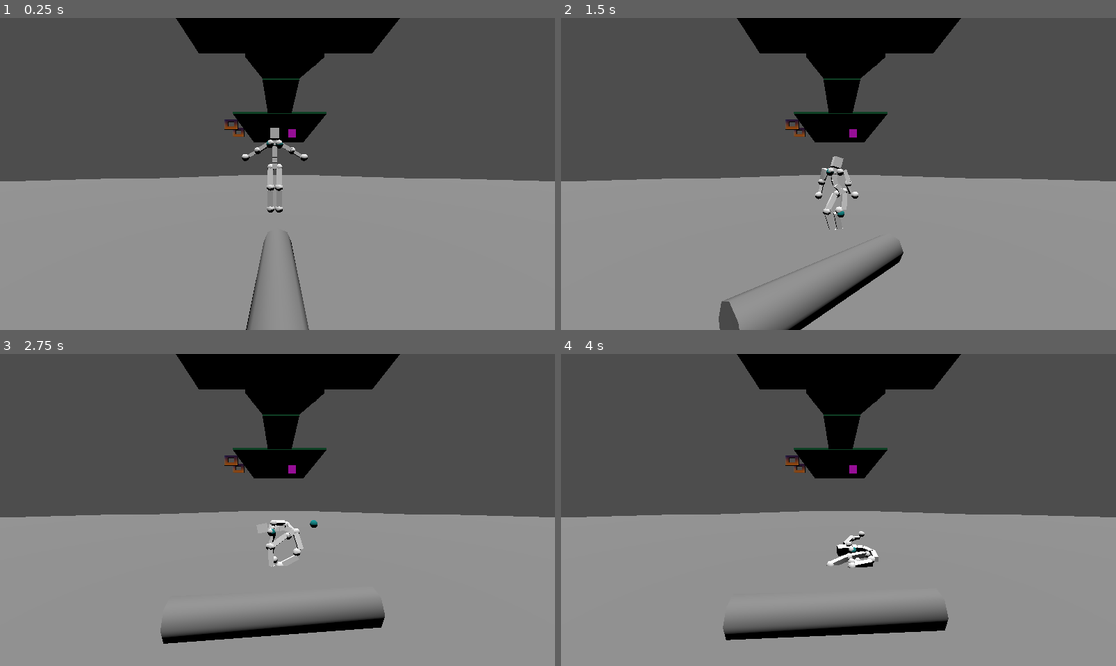
Above: before the commit, frames 1-4 (two rows, left to right).
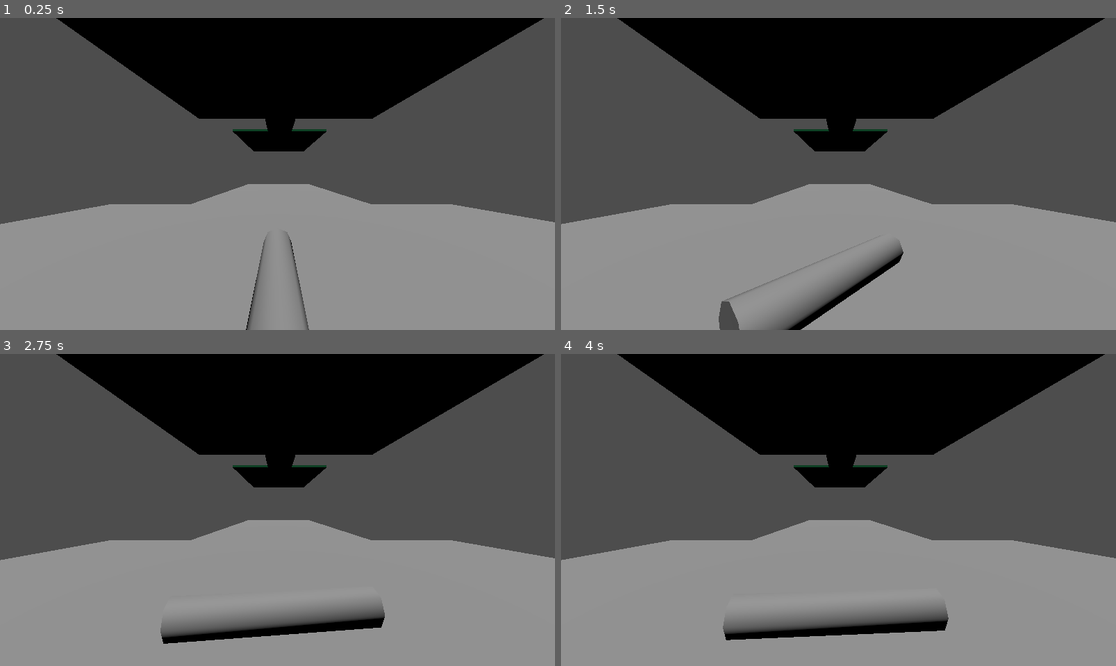
Above: after the commit, the same moments.

Repository: borbware/FGJ24
Game: Godot game, scene res://scenes/lauri.tscn
Two runs of this game, one before a commit and one after it. Both use one fixed random seed, a clock stepped at 60 frames per second and the inputs below. This scene is started directly instead of the project's main scene.
Inputs:
- Up to frame 1 (0.25 s): no input
- Up to frame 2 (1.5 s): hold D (left_stick_right) 0.53-1.28 s; hold S (left_stick_down) from 1.28 s (still down)
- Up to frame 3 (2.75 s): release S (left_stick_down) at 2.03 s; hold D (left_stick_right) from 2.03 s (still down)
- Up to frame 4 (4 s): release D (left_stick_right) at 2.78 s; hold W (left_stick_up) 2.78-3.53 s; hold S (left_stick_down) from 3.53 s (still down)

The runs differ from the first frame. In frame 1, 23% of the frame differs, in the area x 0-100%, y 0-67%; in frame 2, 23%; in frame 3, 23%; in frame 4, 23%, in the area x 0-100%, y 0-69%.

Commit message:
fix sauna

Diff:
--- a/scenes/lauri.tscn
+++ b/scenes/lauri.tscn
@@ -1,9 +1,8 @@
-[gd_scene load_steps=14 format=3 uid="uid://dtcrtpt21nlyl"]
-
-[ext_resource type="PackedScene" uid="uid://dmyema51vofun" path="res://scenes/level_template.tscn" id="1_iu1dw"]
+[gd_scene load_steps=12 format=3 uid="uid://dtcrtpt21nlyl"]
+
+[ext_resource type="PackedScene" uid="uid://bxt60620luavk" path="res://scenes/level_template.tscn" id="1_iu1dw"]
 [ext_resource type="PackedScene" uid="uid://pg80nquqvv8o" path="res://assets/ego_iks.glb" id="2_cl8gf"]
 [ext_resource type="PackedScene" uid="uid://c7a3tfjxxdwyn" path="res://assets/kalusteet/wall.glb" id="3_x45el"]
-[ext_resource type="PackedScene" uid="uid://dtj6fas4fsva1" path="res://assets/kalusteet/wallcorner.glb" id="4_hp0pp"]
 [ext_resource type="PackedScene" uid="uid://bq8ng1forhhs4" path="res://assets/kalusteet v2/anthill.glb" id="5_4rj1u"]
 [ext_resource type="PackedScene" uid="uid://15i71lvoyvf1" path="res://assets/kalusteet/kiuas.glb" id="6_bigsn"]
 
@@ -24,18 +23,158 @@
 [sub_resource type="BoxShape3D" id="BoxShape3D_fybvg"]
 size = Vector3(3.84428, 2.978, 0.482666)
 
-[sub_resource type="BoxShape3D" id="BoxShape3D_qowua"]
-size = Vector3(0.44812, 2.64209, 0.506348)
-
 [node name="Lauri" type="Node3D"]
 
 [node name="LevelTemplate" parent="." instance=ExtResource("1_iu1dw")]
 
-[node name="Camera3D" parent="LevelTemplate" index="0"]
-transform = Transform3D(1, 0, 0, 0, 0.996267, 0.0863211, 0, -0.0863211, 0.996267, -0.21089, 42.0166, -72.1846)
-
-[node name="Player" parent="LevelTemplate" index="1"]
+[node name="Player" parent="LevelTemplate" index="0"]
 transform = Transform3D(1, 0, 0, 0, 1, 0, 0, 0, 1, 0, 32.5658, 0)
+
+[node name="Physical Bone DEF-spine" parent="LevelTemplate/Human/ego/ego_rig/Skeleton3D" index="28"]
+transform = Transform3D(1, -1.17868e-05, -2.563e-06, -1.47924e-06, -0.249646, -0.968348, -3.50574e-07, 0.96842, -0.249643, 2.38419e-07, 1.08361, -0.0362005)
+joint_offset = Transform3D(1, 0, 0, 0, 1, 0, 0, 0, 1, -4.32757e-08, 3.68828e-06, 0.0761215)
+body_offset = Transform3D(1, -1.17868e-05, -2.563e-06, -1.51992e-06, 1.3411e-05, -1.00001, 2.9802e-08, 1.00008, -1.47521e-06, 2.38419e-07, 0.0761223, -3.57628e-06)
+
+[node name="Physical Bone DEF-spine_001" parent="LevelTemplate/Human/ego/ego_rig/Skeleton3D" index="29"]
+transform = Transform3D(1.00003, -0.00270149, -4.24683e-07, 2.13727e-05, -0.125909, -0.992487, 6.07141e-06, 0.998731, -0.122959, 1.93119e-05, 1.2251, -0.00871921)
+joint_offset = Transform3D(1, 0, 0, 0, -3.61998e-06, -0.999997, 0, 0.999997, -3.61998e-06, -1.94974e-05, -7.96087e-05, 0.0683268)
+joint_rotation = Vector3(1.5708, 0, 0)
+body_offset = Transform3D(1.00003, -0.00270149, -4.24683e-07, 2.1957e-05, -0.00215632, -1.00007, 3.39749e-06, 1.00663, 3.9041e-06, 1.93119e-05, 0.0683317, 7.98702e-05)
+
+[node name="Physical Bone DEF-spine_002" parent="LevelTemplate/Human/ego/ego_rig/Skeleton3D" index="30"]
+transform = Transform3D(1.00014, -2.72691e-06, 1.86637e-06, -1.79823e-05, 0.0318232, -0.999824, -5.64743e-06, 0.999823, 0.0318213, -1.09673e-05, 1.37925, -0.00401092)
+joint_offset = Transform3D(1, 0, 0, 0, -3.61999e-06, -1, 0, 1, -3.61999e-06, 1.08069e-05, 0.000861997, 0.0863912)
+joint_rotation = Vector3(1.5708, 0, 0)
+body_offset = Transform3D(1.00014, -2.72691e-06, 1.86637e-06, -1.77935e-05, -2.23517e-08, -1.00033, -6.21663e-06, 1.00033, -1.85147e-06, -1.09673e-05, 0.0864197, -0.000862122)
+
+[node name="Physical Bone DEF-spine_003" parent="LevelTemplate/Human/ego/ego_rig/Skeleton3D" index="31"]
+transform = Transform3D(1.00004, 3.51667e-06, -0.000295168, -2.50918e-06, 0.028563, -0.999488, -7.92859e-07, 0.999622, 0.0285646, -2.38419e-07, 1.56191, -0.00928831)
+joint_offset = Transform3D(1, 0, 0, 0, -3.61999e-06, -1, 0, 1, -3.61999e-06, 2.86544e-05, 0.000638195, 0.0962822)
+joint_rotation = Vector3(1.5708, 0, 0)
+body_offset = Transform3D(1.00004, 3.51667e-06, -0.000295168, -2.48551e-06, 2.2836e-06, -0.999897, -8.64198e-07, 1.00003, 7.76723e-06, -2.38419e-07, 0.0962722, -0.000638962)
+
+[node name="Physical Bone DEF-spine_004" parent="LevelTemplate/Human/ego/ego_rig/Skeleton3D" index="32"]
+transform = Transform3D(1.00001, 6.34789e-06, 0.000106206, -7.70366e-07, -0.368796, -0.929229, -6.90388e-07, 0.929542, -0.368695, 4.29153e-06, 1.68895, 0.000801563)
+joint_offset = Transform3D(1, 0, 0, 0, -3.61999e-06, -0.999999, 0, 0.999999, -3.61999e-06, -7.80593e-06, -1.144e-06, 0.0330912)
+joint_rotation = Vector3(1.5708, 0, 0)
+body_offset = Transform3D(1.00001, 6.34789e-06, 0.000106206, -9.70671e-07, -1.49012e-06, -0.999702, -3.57628e-07, 1.00003, -2.3067e-05, 4.29153e-06, 0.0330813, 1.90735e-06)
+
+[node name="Physical Bone DEF-spine_005" parent="LevelTemplate/Human/ego/ego_rig/Skeleton3D" index="33"]
+transform = Transform3D(1.00003, 1.10865e-05, 2.69711e-06, 1.04496e-06, -0.186675, -0.982476, -4.50347e-06, 0.982615, -0.186604, -4.3273e-05, 1.75047, 0.0188117)
+joint_offset = Transform3D(1, 0, 0, 0, -3.61999e-06, -1, 0, 1, -3.61999e-06, 4.31868e-05, 3.28029e-05, 0.0313169)
+joint_rotation = Vector3(1.5708, 0, 0)
+body_offset = Transform3D(1.00003, 1.10865e-05, 2.69711e-06, 1.86265e-07, -4.09335e-05, -1.00004, -4.61936e-06, 1.00019, 2.96533e-06, -4.3273e-05, 0.0313182, -3.29018e-05)
+
+[node name="Physical Bone DEF-shoulder_L" parent="LevelTemplate/Human/ego/ego_rig/Skeleton3D" index="34"]
+transform = Transform3D(0.47416, -0.0862772, -0.881102, 0.3567, 0.928528, 0.10194, 0.80518, -0.360968, 0.476568, 0.106896, 1.60603, 0.0204124)
+joint_offset = Transform3D(1, 0, 0, 0, -3.61998e-06, -0.999996, 0, 0.999996, -3.61998e-06, -0.00393263, -0.0104082, 0.0994545)
+joint_rotation = Vector3(1.5708, 0, 0)
+body_offset = Transform3D(0.934395, -0.354934, -0.0360602, 0.000167787, 0.108154, -1.00114, 0.356769, 0.928564, 0.101366, 0.00356674, 0.100694, 0.000986457)
+
+[node name="Physical Bone DEF-upper_arm_L" parent="LevelTemplate/Human/ego/ego_rig/Skeleton3D" index="35"]
+transform = Transform3D(-0.509568, 0.0781226, -0.856551, -0.830485, -0.292403, 0.469711, -0.214038, 0.953371, 0.214224, 0.257013, 1.55061, -0.0422528)
+joint_offset = Transform3D(1, 0, 0, 0, -3.61999e-06, -1, 0, 1, -3.61999e-06, -0.000152085, 6.83252e-05, 0.072145)
+joint_rotation = Vector3(1.5708, 0, 0)
+body_offset = Transform3D(0.997585, -2.89679e-05, -1.03861e-05, -0.000541162, 2.1562e-05, -1.0001, -0.00100106, 1.00026, -4.26173e-06, 0.000152469, 0.0721521, -6.81877e-05)
+
+[node name="Physical Bone DEF-upper_arm_L_001" parent="LevelTemplate/Human/ego/ego_rig/Skeleton3D" index="36"]
+transform = Transform3D(-0.510111, 0.0781091, -0.856185, -0.83319, -0.292386, 0.469486, -0.21363, 0.953199, 0.214136, 0.380603, 1.483, -0.0729332)
+joint_offset = Transform3D(1, 0, 0, 0, -3.61999e-06, -1, 0, 1, -3.61999e-06, 3.15099e-05, -0.000103449, 0.0720969)
+joint_rotation = Vector3(1.5708, 0, 0)
+body_offset = Transform3D(1.00003, 5.06639e-07, 9.37283e-06, 0.000177838, 3.90112e-05, -0.999662, 0.000136524, 1.00009, 6.34789e-06, -3.21865e-05, 0.0720725, 0.000102997)
+
+[node name="Physical Bone DEF-forearm_L" parent="LevelTemplate/Human/ego/ego_rig/Skeleton3D" index="37"]
+transform = Transform3D(-0.51037, -0.240858, -0.82582, -0.833133, -0.100191, 0.544153, -0.213756, 0.965521, -0.149529, 0.497221, 1.41242, -0.079273)
+joint_offset = Transform3D(1, 0, 0, 0, -3.61999e-06, -1, 0, 1, -3.61999e-06, -0.00061556, 0.000618598, 0.0665838)
+joint_rotation = Vector3(1.5708, 0, 0)
+body_offset = Transform3D(1.00014, 1.69426e-05, 3.63886e-05, -4.86746e-05, 2.28882e-05, -1.00022, -3.65078e-06, 1.00014, 3.59416e-05, 0.000613213, 0.0665984, -0.00062108)
+
+[node name="Physical Bone DEF-forearm_L_001" parent="LevelTemplate/Human/ego/ego_rig/Skeleton3D" index="38"]
+transform = Transform3D(-0.510163, -0.241081, -0.824806, -0.833028, -0.0995773, 0.543508, -0.213699, 0.964287, -0.149385, 0.605216, 1.34183, -0.0591004)
+joint_offset = Transform3D(1, 0, 0, 0, -3.61999e-06, -1, 0, 1, -3.61999e-06, -3.67295e-06, 8.64774e-05, 0.0658295)
+joint_rotation = Vector3(1.5708, 0, 0)
+body_offset = Transform3D(0.999934, -0.000117496, 2.51606e-05, 7.43903e-05, -0.000679106, -0.99901, -8.00192e-06, 0.998942, -4.81308e-06, 2.02656e-06, 0.0657644, -8.60691e-05)
+
+[node name="Physical Bone DEF-shoulder_R" parent="LevelTemplate/Human/ego/ego_rig/Skeleton3D" index="39"]
+transform = Transform3D(0.473947, 0.0863719, 0.880329, -0.357069, 0.928605, 0.101857, -0.805083, -0.360932, 0.475798, -0.10701, 1.61211, 0.0205102)
+joint_offset = Transform3D(1, 0, 0, 0, -3.61999e-06, -1, 0, 1, -3.61999e-06, 0.006207, -0.016022, 0.0989998)
+joint_rotation = Vector3(1.5708, 0, 0)
+body_offset = Transform3D(0.934203, 0.354951, 0.0363314, -3.26931e-05, 0.108054, -1.00008, -0.357138, 0.928641, 0.101284, -0.00370836, 0.100739, 0.0070684)
+
+[node name="Physical Bone DEF-upper_arm_R" parent="LevelTemplate/Human/ego/ego_rig/Skeleton3D" index="40"]
+transform = Transform3D(-0.508465, -0.0780645, 0.856502, 0.83099, -0.292359, 0.469677, 0.211742, 0.953159, 0.214214, -0.257055, 1.55073, -0.0421584)
+joint_offset = Transform3D(1, 0, 0, 0, -3.61999e-06, -1, 0, 1, -3.61999e-06, 7.57593e-06, 1.0984e-05, 0.0721069)
+joint_rotation = Vector3(1.5708, 0, 0)
+body_offset = Transform3D(0.996952, -1.02073e-05, 4.36977e-06, -0.000149038, -2.84612e-06, -1.00004, -0.00142106, 1.00004, -8.9407e-08, -7.86781e-06, 0.0721098, -1.09673e-05)
+
+[node name="Physical Bone DEF-upper_arm_R_001" parent="LevelTemplate/Human/ego/ego_rig/Skeleton3D" index="41"]
+transform = Transform3D(-0.510259, -0.0780928, 0.856541, 0.833085, -0.292369, 0.469681, 0.213739, 0.953154, 0.214235, -0.380642, 1.48299, -0.0730476)
+joint_offset = Transform3D(1, 0, 0, 0, -3.61999e-06, -1, 0, 1, -3.61999e-06, -1.85114e-05, -1.13907e-06, 0.0721299)
+joint_rotation = Vector3(1.5708, 0, 0)
+body_offset = Transform3D(1.00004, -4.75347e-06, -7.78213e-06, -2.4382e-05, 2.70456e-05, -1.00008, 1.06543e-05, 1.00004, 1.57952e-05, 1.90735e-05, 0.0721357, 0)
+
+[node name="Physical Bone DEF-forearm_R" parent="LevelTemplate/Human/ego/ego_rig/Skeleton3D" index="42"]
+transform = Transform3D(-0.510276, 0.240856, 0.825726, 0.83311, -0.100151, 0.544144, 0.213743, 0.965494, -0.149554, -0.496628, 1.41332, -0.0786648)
+joint_offset = Transform3D(1, 0, 0, 0, -3.61999e-06, -1, 0, 1, -3.61999e-06, 3.29374e-05, -1.77205e-05, 0.065699)
+joint_rotation = Vector3(1.5708, 0, 0)
+body_offset = Transform3D(1.00007, 1.23233e-05, -5.73695e-07, -1.92821e-05, -8.19564e-07, -1.00014, 1.57654e-05, 1.00011, -9.68575e-06, -3.29018e-05, 0.0657082, 1.83582e-05)
+
+[node name="Physical Bone DEF-forearm_R_001" parent="LevelTemplate/Human/ego/ego_rig/Skeleton3D" index="43"]
+transform = Transform3D(-0.510238, 0.240848, 0.825653, 0.833078, -0.100164, 0.544093, 0.213724, 0.965484, -0.149532, -0.605145, 1.34182, -0.0590315)
+joint_offset = Transform3D(1, 0, 0, 0, -3.61999e-06, -1, 0, 1, -3.61999e-06, 3.03882e-05, 1.71548e-06, 0.0657177)
+joint_rotation = Vector3(1.5708, 0, 0)
+body_offset = Transform3D(1.00002, 3.69549e-06, -1.66893e-06, -3.54089e-05, 1.17272e-05, -1.00005, 9.26852e-06, 1.0001, -7.15256e-07, -3.02792e-05, 0.065721, -1.66893e-06)
+
+[node name="Physical Bone DEF-thigh_L" parent="LevelTemplate/Human/ego/ego_rig/Skeleton3D" index="44"]
+transform = Transform3D(1, -3.8743e-07, 3.85344e-05, -7.56865e-07, -0.0764413, 0.997083, 1.04441e-06, -0.997102, -0.0764576, 0.098031, 0.938337, -0.00215173)
+joint_offset = Transform3D(1, 0, 0, 0, -3.61999e-06, -1, 0, 1, -3.61999e-06, -3.61601e-05, -1.25062e-06, 0.134054)
+joint_rotation = Vector3(1.5708, 0, 0)
+body_offset = Transform3D(1, -3.8743e-07, 3.85344e-05, 8.34486e-07, -1.27405e-06, -1.00001, -9.83506e-07, 1.00003, 1.64434e-05, 3.09944e-05, 0.134055, -9.53674e-07)
+
+[node name="Physical Bone DEF-thigh_L_001" parent="LevelTemplate/Human/ego/ego_rig/Skeleton3D" index="45"]
+transform = Transform3D(1, 5.06639e-07, 3.03984e-05, 1.25914e-06, -0.0764395, 0.997103, 1.21863e-06, -0.997082, -0.0764598, 0.0980558, 0.670892, 0.018353)
+joint_offset = Transform3D(1, 0, 0, 0, -3.61999e-06, -1, 0, 1, -3.61999e-06, -5.98663e-05, 9.01739e-08, 0.134097)
+joint_rotation = Vector3(1.5708, 0, 0)
+body_offset = Transform3D(1, 5.06639e-07, 3.03984e-05, -1.1623e-06, -1.49012e-06, -1.00003, -1.31132e-06, 1.00001, 1.71065e-05, 5.57899e-05, 0.134101, -2.38419e-06)
+
+[node name="Physical Bone DEF-shin_L" parent="LevelTemplate/Human/ego/ego_rig/Skeleton3D" index="46"]
+transform = Transform3D(1.00001, -5.66244e-07, -2.5928e-06, 1.52306e-06, 0.0986338, 0.995144, 3.45621e-07, -0.995131, 0.0986324, 0.0979957, 0.424218, 0.0174026)
+joint_offset = Transform3D(1, 0, 0, 0, -3.61999e-06, -1, 0, 1, -3.61999e-06, 4.58586e-06, 6.28969e-07, 0.113534)
+joint_rotation = Vector3(1.5708, 0, 0)
+body_offset = Transform3D(1.00001, -5.66244e-07, -2.5928e-06, -1.54972e-06, -9.23872e-07, -1.00002, -1.93715e-07, 1.00001, 7.59959e-07, -4.29153e-06, 0.113536, -7.15256e-07)
+
+[node name="Physical Bone DEF-shin_L_001" parent="LevelTemplate/Human/ego/ego_rig/Skeleton3D" index="47"]
+transform = Transform3D(1, -4.17233e-07, -1.18911e-05, -7.49037e-07, 0.0986361, 0.995174, -2.98853e-07, -0.995163, 0.0986338, 0.0979981, 0.198215, -0.00501275)
+joint_offset = Transform3D(1, 0, 0, 0, -3.61999e-06, -1, 0, 1, -3.61999e-06, 3.25739e-06, -1.48102e-05, 0.113534)
+joint_rotation = Vector3(1.5708, 0, 0)
+body_offset = Transform3D(1, -4.17233e-07, -1.18911e-05, 7.74861e-07, -1.04308e-07, -1.00005, 2.23518e-07, 1.00004, 2.35438e-06, -1.90735e-06, 0.11354, 1.45435e-05)
+
+[node name="Physical Bone DEF-thigh_R" parent="LevelTemplate/Human/ego/ego_rig/Skeleton3D" index="48"]
+transform = Transform3D(1, -3.8743e-07, 3.85344e-05, -7.56865e-07, -0.0764413, 0.997083, 1.04441e-06, -0.997102, -0.0764576, -0.0980067, 0.938335, -0.00215197)
+joint_offset = Transform3D(1, 0, 0, 0, -3.61999e-06, -1, 0, 1, -3.61999e-06, 1.50995e-06, -1.72745e-06, 0.134056)
+joint_rotation = Vector3(1.5708, 0, 0)
+body_offset = Transform3D(1, -3.8743e-07, 3.85344e-05, 8.34486e-07, -1.27405e-06, -1.00001, -9.83506e-07, 1.00003, 1.64434e-05, -6.67572e-06, 0.134057, -4.76837e-07)
+
+[node name="Physical Bone DEF-thigh_R_001" parent="LevelTemplate/Human/ego/ego_rig/Skeleton3D" index="49"]
+transform = Transform3D(1, 5.06639e-07, 3.03984e-05, 1.25914e-06, -0.0764395, 0.997103, 1.21863e-06, -0.997082, -0.0764598, -0.0980029, 0.670891, 0.018353)
+joint_offset = Transform3D(1, 0, 0, 0, -3.61999e-06, -1, 0, 1, -3.61999e-06, -1.21534e-06, 9.02335e-08, 0.134098)
+joint_rotation = Vector3(1.5708, 0, 0)
+body_offset = Transform3D(1, 5.06639e-07, 3.03984e-05, -1.1623e-06, -1.49012e-06, -1.00003, -1.31132e-06, 1.00001, 1.71065e-05, -2.86102e-06, 0.134102, -2.38419e-06)
+
+[node name="Physical Bone DEF-shin_R" parent="LevelTemplate/Human/ego/ego_rig/Skeleton3D" index="50"]
+transform = Transform3D(1.00001, -5.66244e-07, -2.5928e-06, 1.38411e-06, 0.0986338, 0.995144, 8.4097e-07, -0.995131, 0.0986324, -0.0979948, 0.42423, 0.0174093)
+joint_offset = Transform3D(1, 0, 0, 0, -3.61999e-06, -1, 0, 1, -3.61999e-06, -4.95082e-06, 6.11255e-06, 0.113521)
+joint_rotation = Vector3(1.5708, 0, 0)
+body_offset = Transform3D(1.00001, -5.66244e-07, -2.5928e-06, -1.46031e-06, -9.23872e-07, -1.00002, -7.00355e-07, 1.00001, 7.59959e-07, 5.24521e-06, 0.113523, -6.19888e-06)
+
+[node name="Physical Bone DEF-shin_R_001" parent="LevelTemplate/Human/ego/ego_rig/Skeleton3D" index="51"]
+transform = Transform3D(1, -4.17233e-07, -1.18911e-05, -7.49037e-07, 0.0986361, 0.995174, -2.98853e-07, -0.995163, 0.0986338, -0.0980005, 0.198212, -0.00500369)
+joint_offset = Transform3D(1, 0, 0, 0, -3.61999e-06, -1, 0, 1, -3.61999e-06, 1.82691e-06, -5.51229e-06, 0.113536)
+joint_rotation = Vector3(1.5708, 0, 0)
+body_offset = Transform3D(1, -4.17233e-07, -1.18911e-05, 7.74861e-07, -1.04308e-07, -1.00005, 2.23518e-07, 1.00004, 2.35438e-06, -4.76837e-07, 0.113542, 5.24521e-06)
+
+[node name="Tankki" parent="LevelTemplate" index="7"]
+transform = Transform3D(1, 0, 0, 0, 1, 0, 0, 0, 1, -0.933751, 7.3707, 7.00442)
 
 [node name="StaticBody3D2" type="StaticBody3D" parent="LevelTemplate"]
 transform = Transform3D(1, 0, 0, 0, 1, 0, 0, 0, 1, 0, 0, -43.7687)
@@ -218,24 +357,6 @@
 transform = Transform3D(1, 0, 0, 0, 1, 0, 0, 0, 1, 6.30508, 1.40794, 0.00158691)
 shape = SubResource("BoxShape3D_fybvg")
 
-[node name="wallcorner" parent="LevelTemplate" instance=ExtResource("4_hp0pp")]
-transform = Transform3D(2, 0, 0, 0, 2, 0, 0, 0, 2, -7.348, 27.315, -110)
-
-[node name="StaticBody3D" type="StaticBody3D" parent="LevelTemplate/wallcorner"]
-
-[node name="CollisionShape3D" type="CollisionShape3D" parent="LevelTemplate/wallcorner/StaticBody3D"]
-transform = Transform3D(1, 0, 0, 0, 1, 0, 0, 0, 1, 6.24004, 1.67396, -0.0012207)
-shape = SubResource("BoxShape3D_qowua")
-
-[node name="wallcorner2" parent="LevelTemplate" instance=ExtResource("4_hp0pp")]
-transform = Transform3D(2, 0, 0, 0, 2, 0, 0, 0, 2, -23.44, 27.315, -110)
-
-[node name="StaticBody3D" type="StaticBody3D" parent="LevelTemplate/wallcorner2"]
-
-[node name="CollisionShape3D" type="CollisionShape3D" parent="LevelTemplate/wallcorner2/StaticBody3D"]
-transform = Transform3D(1, 0, 0, 0, 1, 0, 0, 0, 1, 6.24004, 1.67396, -0.0012207)
-shape = SubResource("BoxShape3D_qowua")
-
 [node name="wall7" parent="LevelTemplate" instance=ExtResource("3_x45el")]
 transform = Transform3D(4, 0, 0, 0, 1.5, 0, 0, 0, 1.5, -19.0436, 27.437, -133)
 
@@ -286,24 +407,6 @@
 transform = Transform3D(1, 0, 0, 0, 1, 0, 0, 0, 1, 6.30508, 1.40794, 0.00158691)
 shape = SubResource("BoxShape3D_fybvg")
 
-[node name="wallcorner3" parent="LevelTemplate" instance=ExtResource("4_hp0pp")]
-transform = Transform3D(2, 0, 0, 0, 2, 0, 0, 0, 2, -7.348, 27.315, -133)
-
-[node name="StaticBody3D" type="StaticBody3D" parent="LevelTemplate/wallcorner3"]
-
-[node name="CollisionShape3D" type="CollisionShape3D" parent="LevelTemplate/wallcorner3/StaticBody3D"]
-transform = Transform3D(1, 0, 0, 0, 1, 0, 0, 0, 1, 6.24004, 1.67396, -0.0012207)
-shape = SubResource("BoxShape3D_qowua")
-
-[node name="wallcorner4" parent="LevelTemplate" instance=ExtResource("4_hp0pp")]
-transform = Transform3D(2, 0, 0, 0, 2, 0, 0, 0, 2, -23.44, 27.315, -133)
-
-[node name="StaticBody3D" type="StaticBody3D" parent="LevelTemplate/wallcorner4"]
-
-[node name="CollisionShape3D" type="CollisionShape3D" parent="LevelTemplate/wallcorner4/StaticBody3D"]
-transform = Transform3D(1, 0, 0, 0, 1, 0, 0, 0, 1, 6.24004, 1.67396, -0.0012207)
-shape = SubResource("BoxShape3D_qowua")
-
 [node name="anthill2" parent="LevelTemplate" instance=ExtResource("5_4rj1u")]
 transform = Transform3D(1, 0, 0, 0, 1, 0, 0, 0, 1, 5.44514, 26.7089, -116.7)
 
@@ -311,3 +414,9 @@
 transform = Transform3D(1, 0, 0, 0, 1, 0, 0, 0, 1, -0.223118, 27.5275, -130.171)
 
 [editable path="LevelTemplate"]
+[editable path="LevelTemplate/Player"]
+[editable path="LevelTemplate/Player/BodyBody/LeftArm"]
+[editable path="LevelTemplate/Player/BodyBody/LeftArm/ArmBody"]
+[editable path="LevelTemplate/Player/BodyBody/RightArm"]
+[editable path="LevelTemplate/Human"]
+[editable path="LevelTemplate/Human/ego"]
